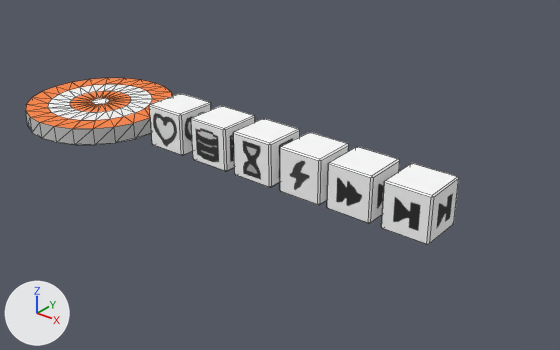
Renders of the FBX model harfang-reboot/work/fbx/mobile_items/bonus.FBX from each side of a commit.
Both versions are drawn from a 50 mm lens placed at (14.91, -11.45, 7.17), pointed at (5.5, 0.31, -0.12). The axes (+X, +Y, +Z) are drawn at lower left. The lights are the same throughout. Mesh edges are drawn as thin lines.

Names of what the first picture shows: 'bonus_fast_clock', 'bonus_fuel', 'bonus_heal', 'bonus_shield', 'bonus_slow_clock', 'bonus_time', 'target'.
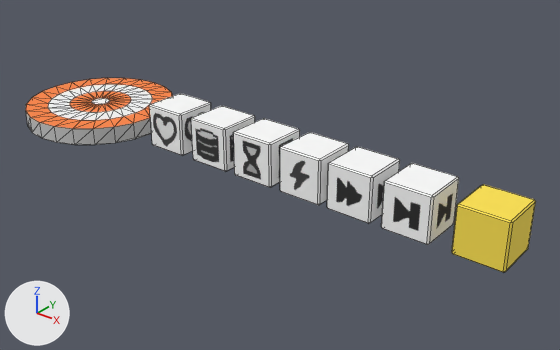
Changed parts and their boxes [x1, y1, x2, y2] in the pictures (560 x 350 px):
'crate', added (yellow): after [452, 184, 536, 272]

Diff of the bpy script that builds the scene:
```diff
--- a/harfang-reboot/work/fbx/mobile_items/bonus.FBX.py
+++ b/harfang-reboot/work/fbx/mobile_items/bonus.FBX.py
@@ mat_crate @@
+mat_crate = principled_material('crate')
+mat_crate.base_color = (1.0, 0.769, 0.0784)  # yellow #ffe34f
+mat_crate.roughness = 0.859
@@ me_mesh_007 @@
+me_mesh_007.from_pydata(...)  # 24 vertices, 26 faces; spans x -0.5..0.5, y -0.5..0.5, z -0.5..0.5
+me_mesh_007.materials.append(mat_crate)  # yellow #ffe34f
@@ ob_crate @@
+ob_crate = bpy.data.objects.new('crate', me_mesh_007)
+ob_crate.location = (10.47, 0.0, 0.5)
```
